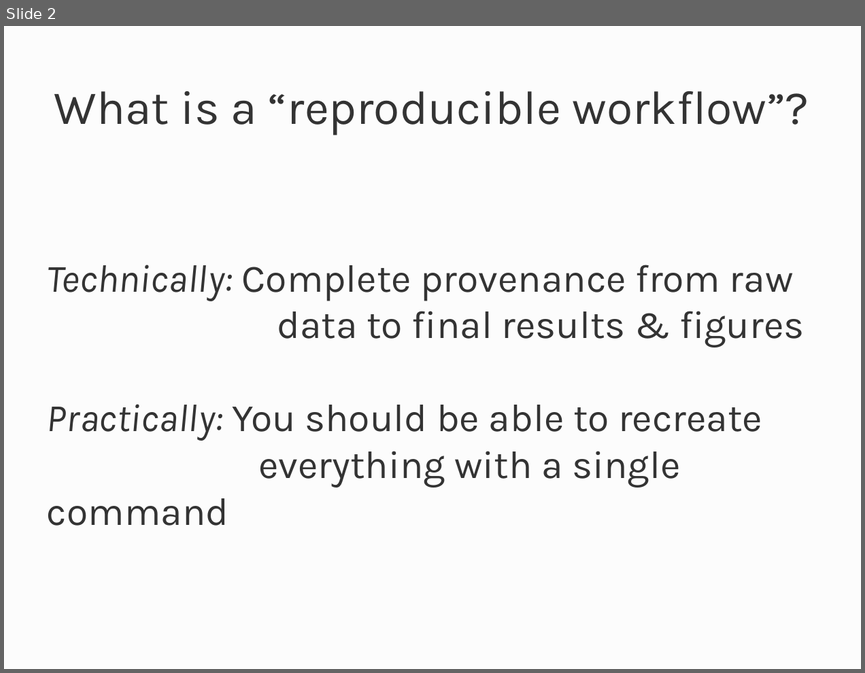
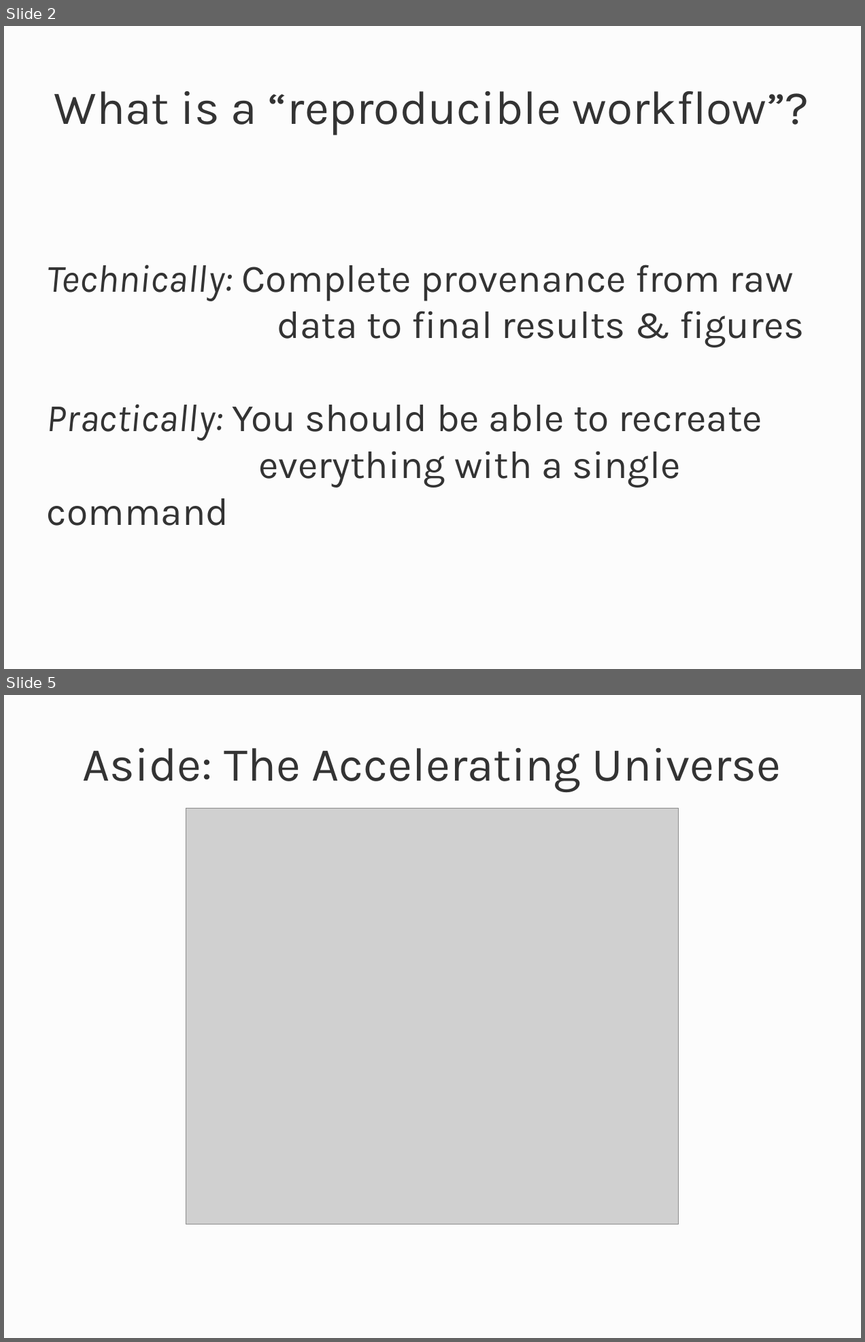
Before and after one commit to profjsb/python-bootcamp, a slide deck: Lectures/14_ScentificWorkflows/supernovae/slides.odp. Shown one above the other, each under a label of ours: slide 2 before the commit, slides 2 and 5 after it; the slides between them are not shown. The pictures are 865x673 and 865x1342 pixels, drawn with LibreOffice and Linux fonts; fonts in the diff are those of the drawing; grey boxes stand for pictures. Boxes give left, top, right and bottom in pixels: in the first picture for what was removed or moved away, otherwise in the second. Text is boxed around its words. In the diff, an @@ line names an element or a change of style, - is before the commit and + after.

```diff
--- a/Lectures/14_ScentificWorkflows/supernovae/slides.odp
+++ b/Lectures/14_ScentificWorkflows/supernovae/slides.odp
@@ slide 5 added at (4,695,861,1338), background #FCFCFC @@
@@ title added at (83,748,781,792), 44 pt, text #333333 @@
+Aside: The Accelerating Universe
@@ picture added at (186,808,678,1223) @@
```
Also in this commit, not shown: 2 slides changed, 2 other slides added, 7 other files.
